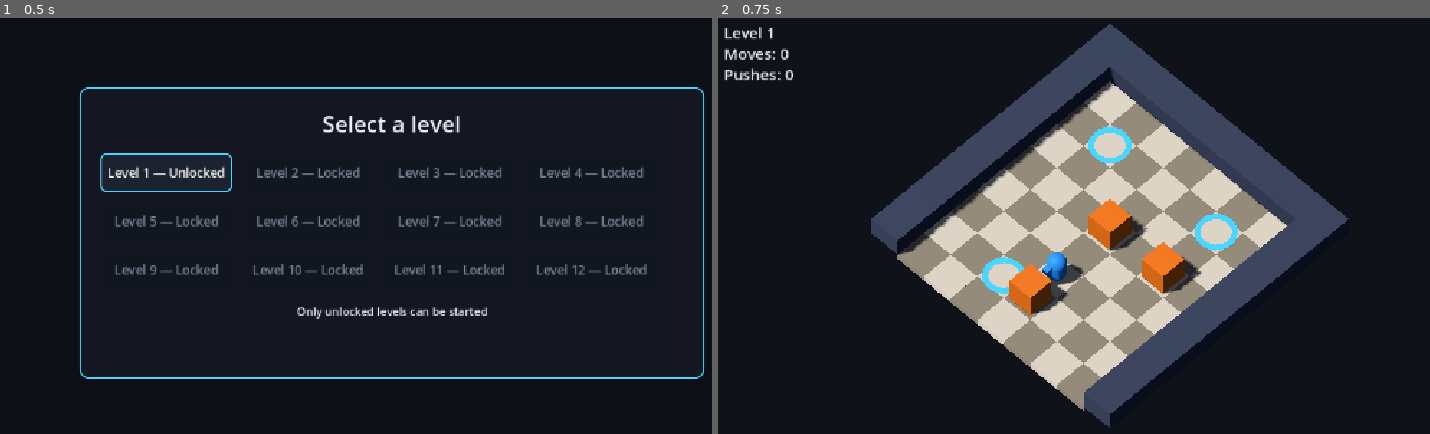
Above: before the commit, frames 1-2 (left to right).
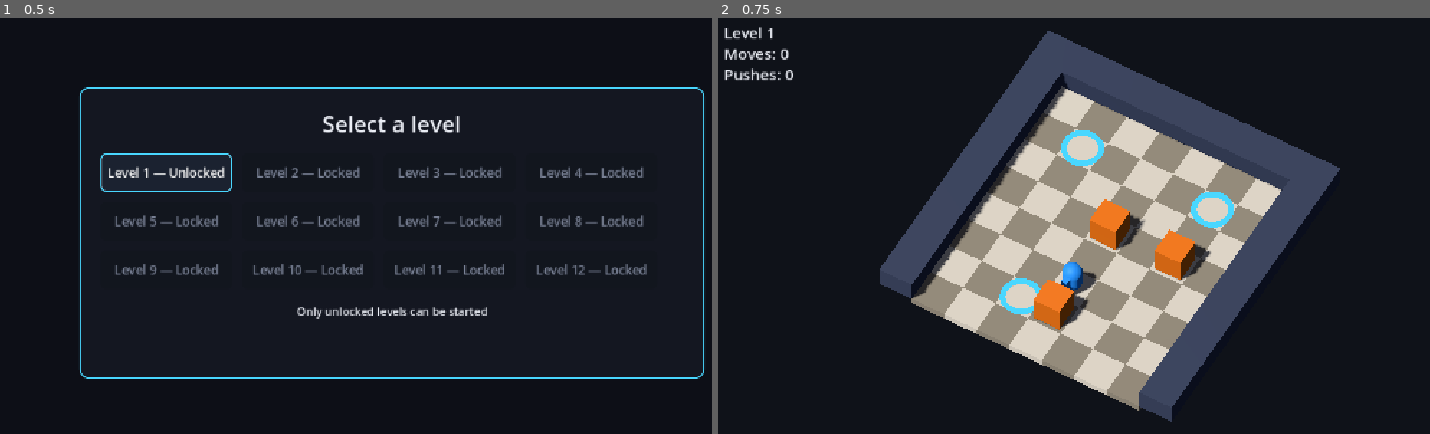
Above: after the commit, the same moments.

Repository: 314857493/game-studio
Game: Godot game, scene res://scenes/main.tscn
The game is run twice, just before and just after one commit, with the same random seed, the same clock (stepped at 60 frames per second) and the same inputs.
Inputs:
- Up to frame 1 (0.5 s): no input
- Up to frame 2 (0.75 s): click "Level 1 — Unlocked" at 0.5 s

Frame 1 is identical in both runs. In frame 2, 23% of the frame differs, in the area x 21-89%, y 1-99%.

Commit message:
story: set the camera yaw to 30 degrees and update story-001

Diff:
--- a/src/game.gd
+++ b/src/game.gd
@@ -48,7 +48,7 @@
 
 const CAMERA_DISTANCE := 20.0
 const CAMERA_PITCH_DEGREES := 55.0
-const CAMERA_YAW_DEGREES := 45.0
+const CAMERA_YAW_DEGREES := 30.0
 const CAMERA_SIZE := 12.0
 const CAMERA_NEAR := 0.05
 const CAMERA_FAR := 100.0
Not shown, changed: production/stories/story-001.md
